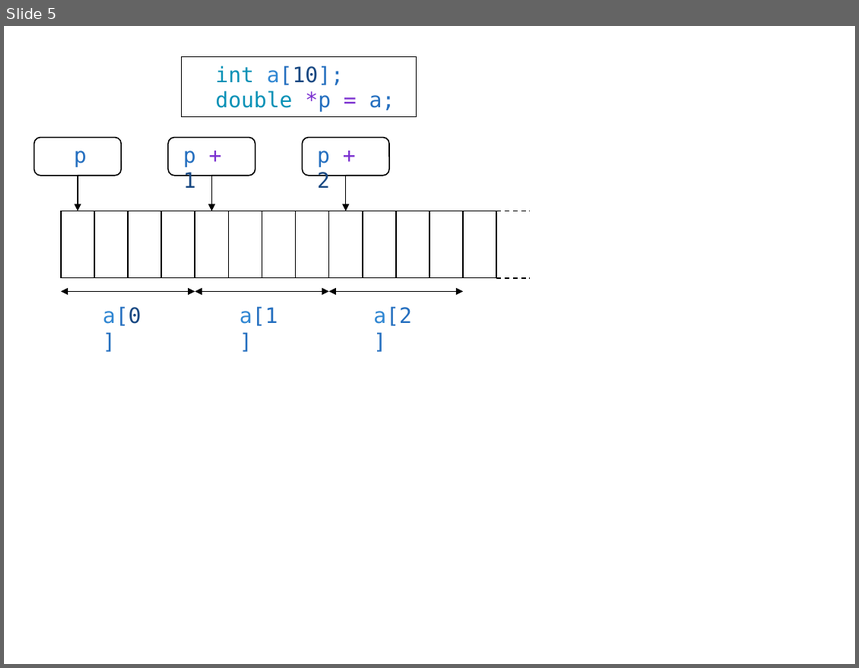
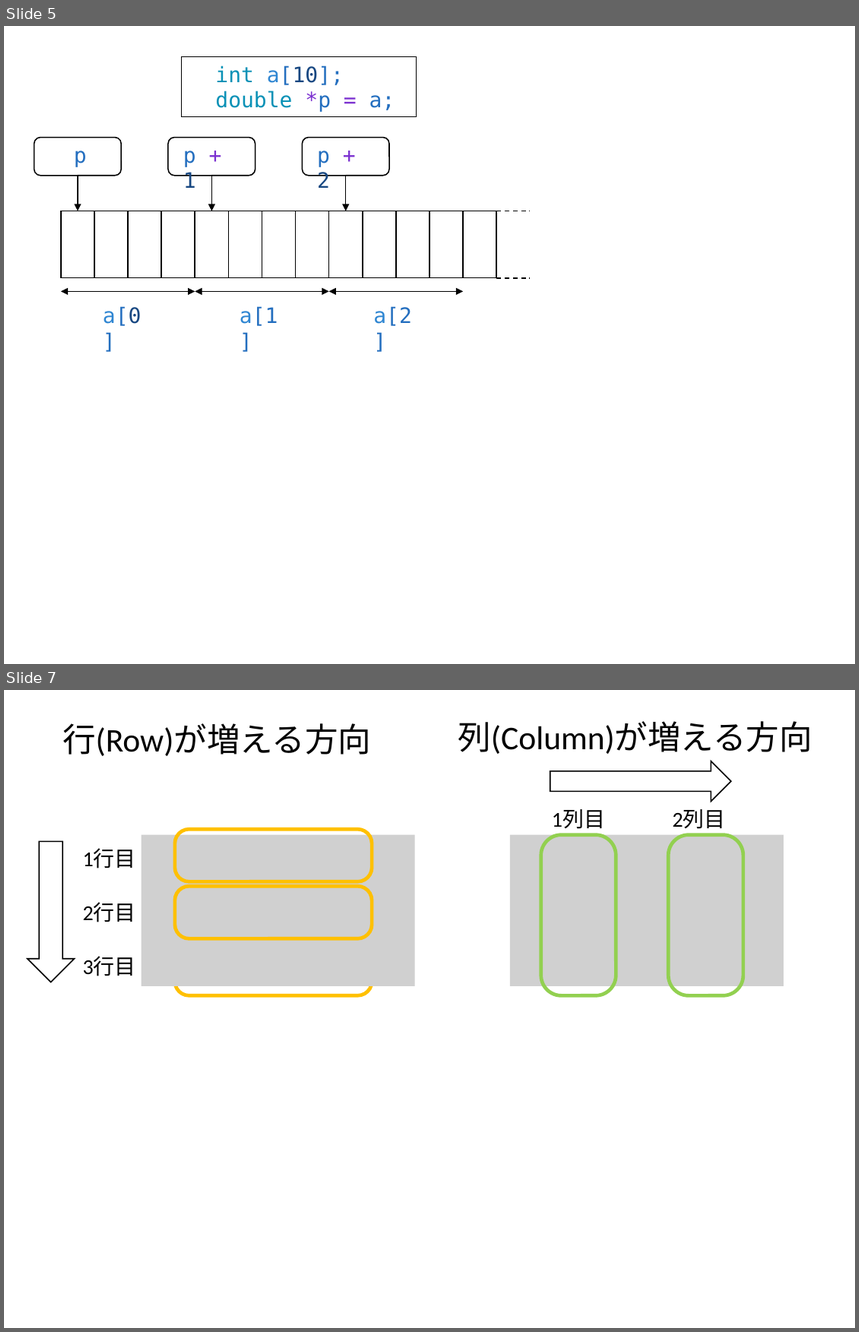
Before and after one commit to kaityo256/python2cpp, a slide deck: pointer/fig/fig.pptx. Shown one above the other, each under a label of ours: slide 5 before the commit, slides 5 and 7 after it; the slides between them are not shown. The pictures are 859x668 and 859x1332 pixels, drawn with LibreOffice and Linux fonts; fonts in the diff are those of the drawing; grey boxes stand for pictures. Boxes give left, top, right and bottom in pixels: in the first picture for what was removed or moved away, otherwise in the second. Text is boxed around its words. In the diff, an @@ line names an element or a change of style, - is before the commit and + after.

```diff
--- a/pointer/fig/fig.pptx
+++ b/pointer/fig/fig.pptx
@@ slide 7 added at <box>4,690,855,1328</box>, background #FFFFFF @@
@@ text added at <box>63,723,371,756</box>, 28 pt, text #000000 @@
+行(Row)が増える方向
@@ text added at <box>458,721,812,754</box>, 28 pt, text #000000 @@
+列(Column)が増える方向
@@ right arrow added at <box>550,761,732,802</box>, outline #000000 1 pt @@
@@ text added at <box>552,809,605,829</box>, 18 pt, text #000000 @@
+1列目
@@ text added at <box>673,809,726,829</box>, 18 pt, text #000000 @@
+2列目
@@ down arrow added at <box>28,841,75,982</box>, outline #000000 1 pt @@
@@ text added at <box>83,849,136,869</box>, 18 pt, text #000000 @@
+1行目
@@ picture added at <box>141,834,414,986</box> @@
@@ rounded rectangle added at <box>175,830,373,882</box>, outline #FFC000 3 pt @@
@@ picture added at <box>509,834,783,986</box> @@
@@ rounded rectangle added at <box>541,834,616,996</box>, outline #92D050 3 pt @@
@@ rounded rectangle added at <box>669,834,743,996</box>, outline #92D050 3 pt @@
@@ rounded rectangle added at <box>175,887,373,939</box>, outline #FFC000 3 pt @@
@@ text added at <box>83,903,136,923</box>, 18 pt, text #000000 @@
+2行目
@@ text added at <box>83,956,136,977</box>, 18 pt, text #000000 @@
+3行目
@@ rounded rectangle added at <box>175,944,373,996</box>, outline #FFC000 3 pt @@
```
Also in this commit, not shown: 1 other slide added, 1 slide removed.
